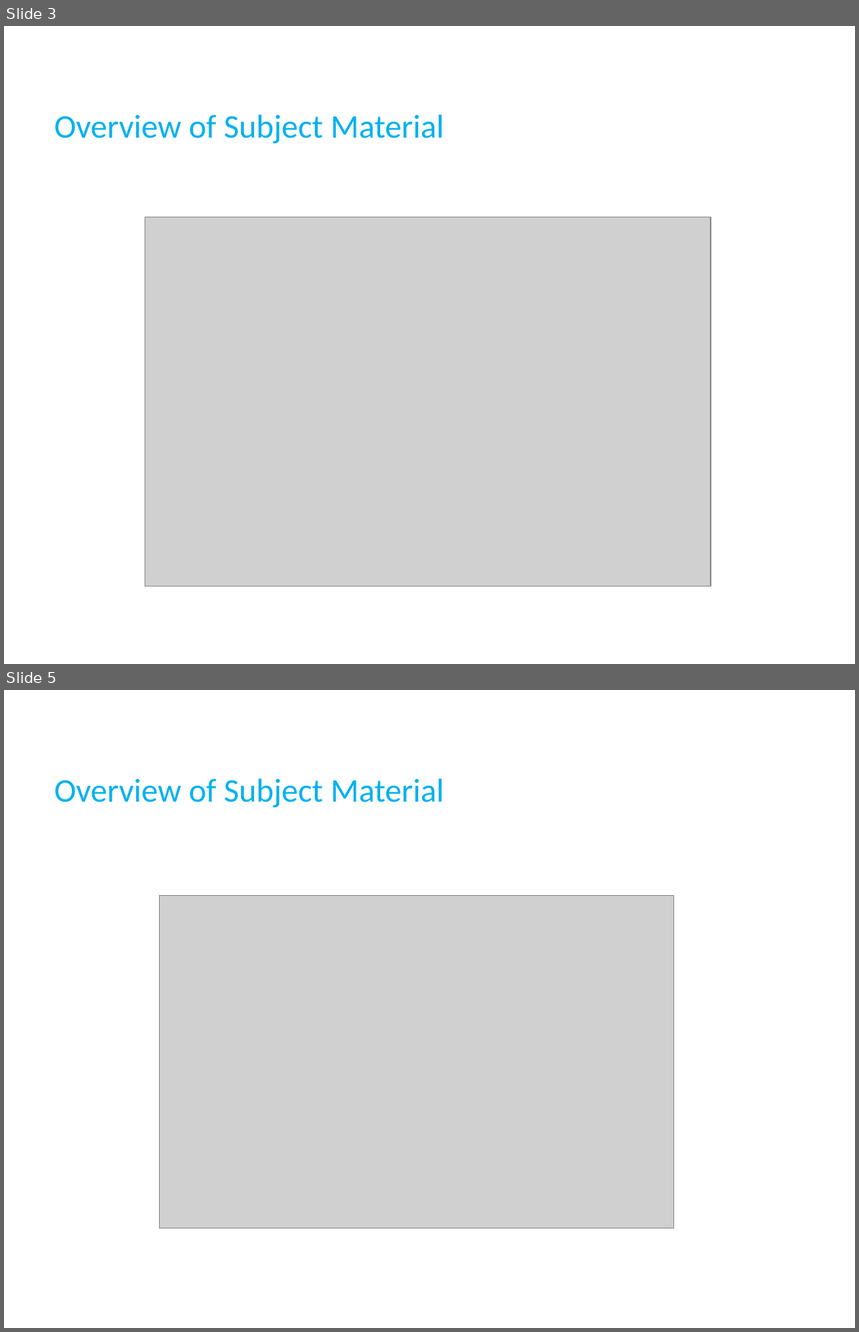
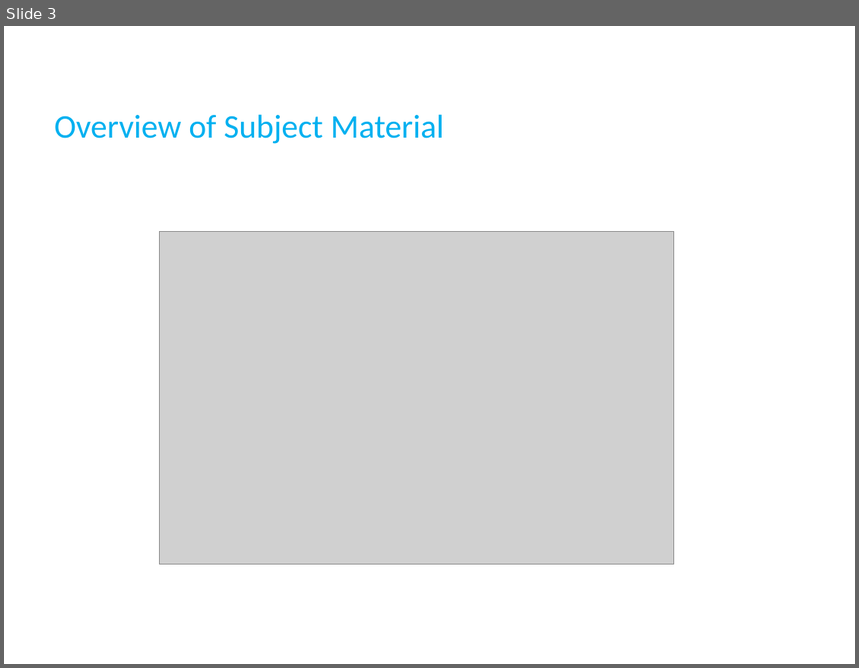
Before and after one commit to TrentELittle/FInalProject, a slide deck: Output/Forecasting Solar Radiation and its Potential.pptx. Shown one above the other, each under a label of ours: slides 3 and 5 before the commit, slide 3 after it; the slides between them are not shown. The pictures are 859x1332 and 859x668 pixels, drawn with LibreOffice and Linux fonts; fonts in the diff are those of the drawing; grey boxes stand for pictures; background and template pictures are left out. Boxes give left, top, right and bottom in pixels: in the first picture for what was removed or moved away, otherwise in the second. Text is boxed around its words. In the diff, an @@ line names an element or a change of style, - is before the commit and + after.

Commit message:
Final Presentation

```diff
--- a/Output/Forecasting Solar Radiation and its Potential.pptx
+++ b/Output/Forecasting Solar Radiation and its Potential.pptx
@@ slide 3 removed at <box>4,26,855,664</box>, background picture (left out) @@
@@ title removed at <box>54,114,444,144</box> @@
-Overview of Subject Material
@@ picture removed at <box>145,218,711,587</box> @@
@@ what was slide 5 is now slide 3 @@
```
Also in this commit, not shown: 2 slides changed, 1 slide added, 2 other slides removed.
